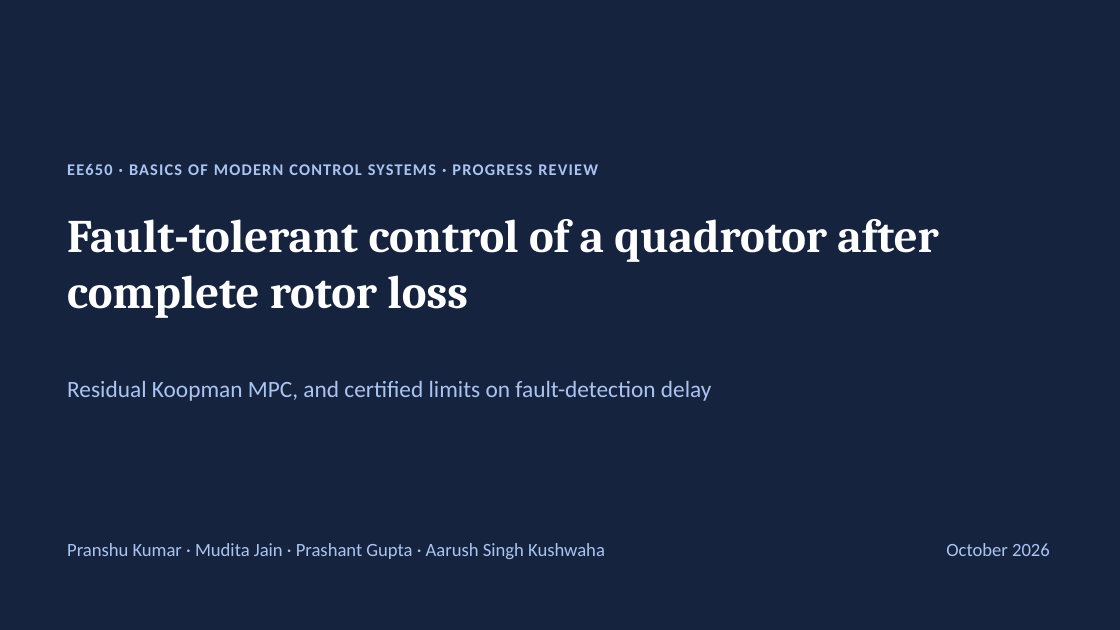
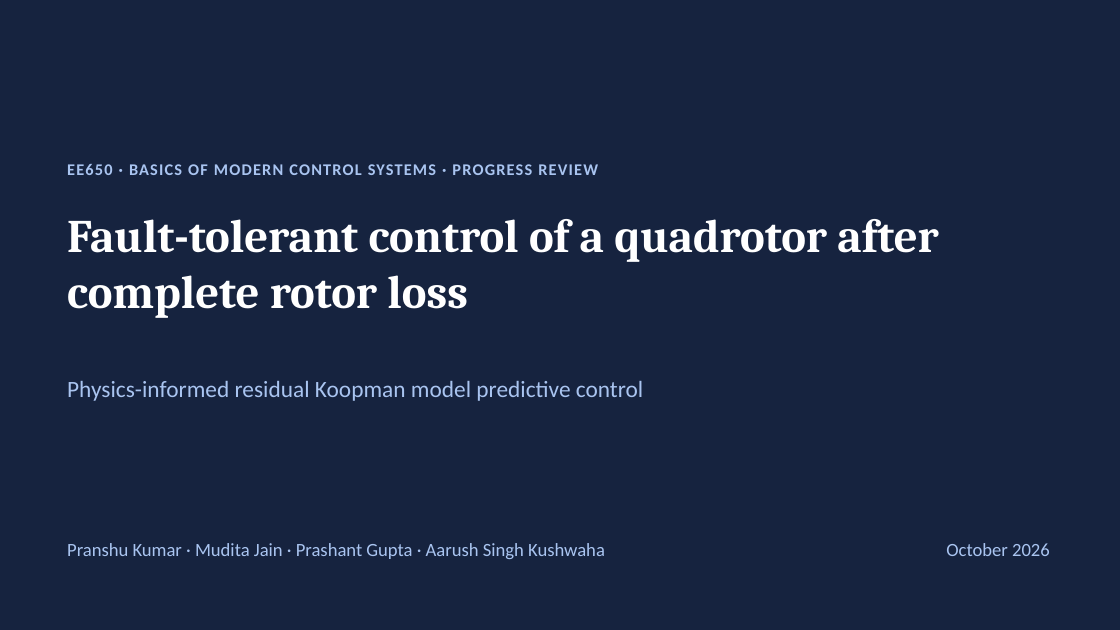
Before and after one commit to pranshuk22/quadrotor-rotor-loss-recovery, a slide deck: slide 1 of docs/deck/progress-review.pptx. Drawn at 1120x630 pixels with LibreOffice and Linux fonts; fonts in the diff are those of the drawing. Boxes give left, top, right and bottom in pixels: in the first picture for what was removed or moved away, otherwise in the second. Text is boxed around its words. In the diff, an @@ line names an element or a change of style, - is before the commit and + after.

```diff
--- a/docs/deck/progress-review.pptx
+++ b/docs/deck/progress-review.pptx
@@ text at (67,381,643,401): text changed @@
-Residual Koopman MPC, and certified limits on fault-detection delay
+Physics-informed residual Koopman model predictive control
```
Also in this commit, not shown: 12 other slides changed, 3 slides added, 6 slides removed, 6 other files.
